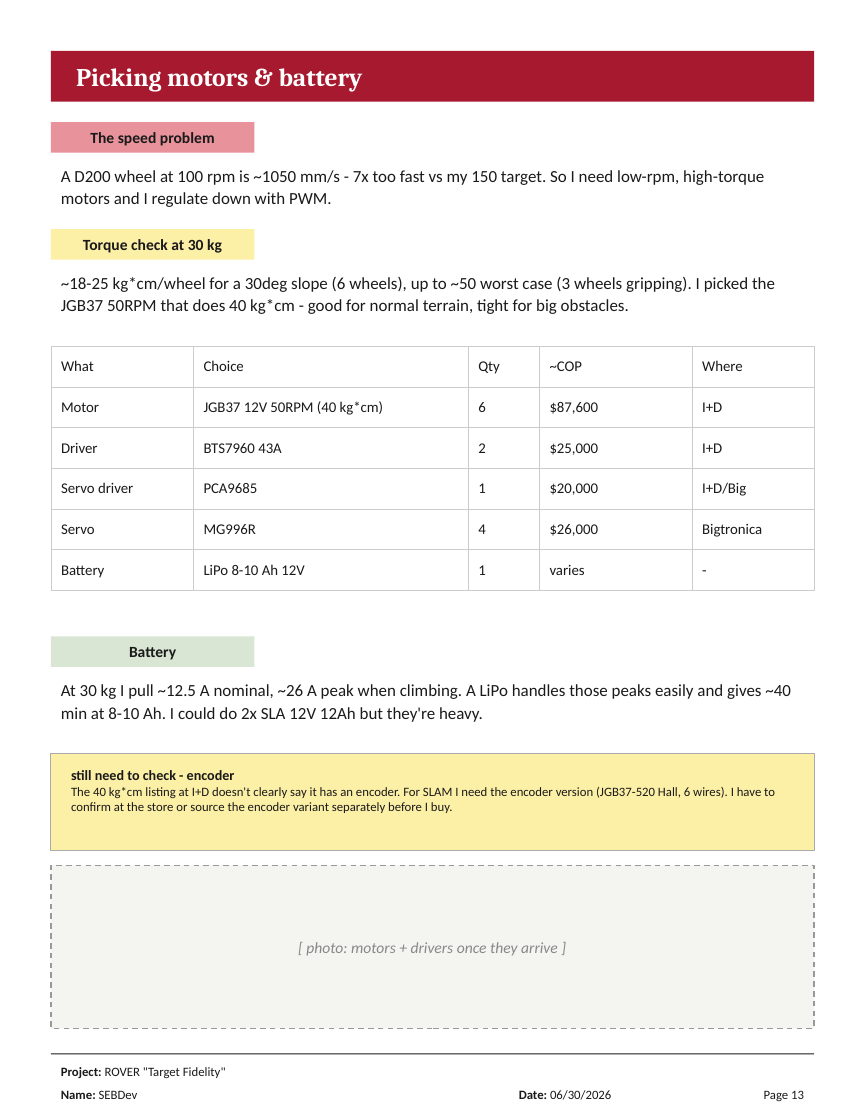
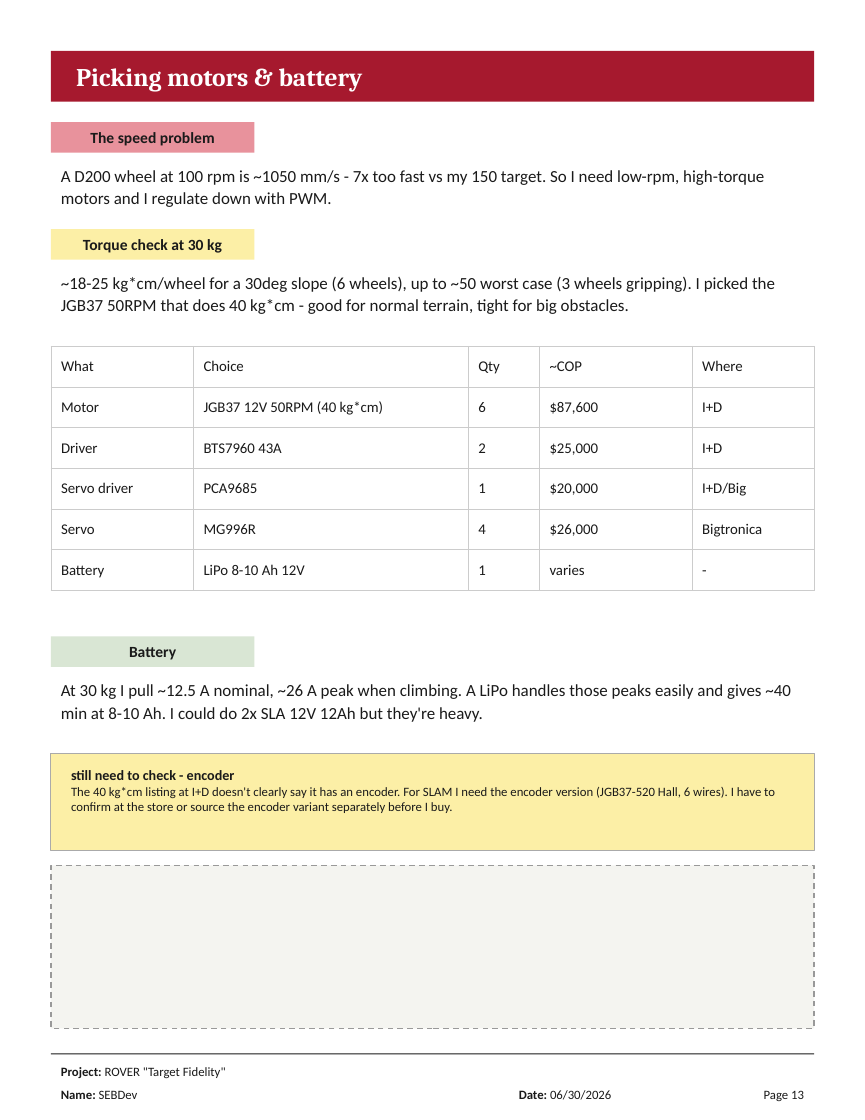
Before and after one commit to tansenseb-wq/ROVER-Target-Fidelity-, a slide deck: slide 13 of Journal/Librito_Rover x_x (CreacionSistemaMecanico) .pptx. Drawn at 865x1120 pixels with LibreOffice and Linux fonts; fonts in the diff are those of the drawing. Boxes give left, top, right and bottom in pixels: in the first picture for what was removed or moved away, otherwise in the second. Text is boxed around its words. In the diff, an @@ line names an element or a change of style, - is before the commit and + after.

```diff
--- a/Journal/Librito_Rover x_x (CreacionSistemaMecanico) .pptx
+++ b/Journal/Librito_Rover x_x (CreacionSistemaMecanico) .pptx
@@ text removed at bbox=[306, 942, 558, 956] @@
-[ photo: motors + drivers once they arrive ]
```
Also in this commit, not shown: 12 other slides changed, 2 other files.
